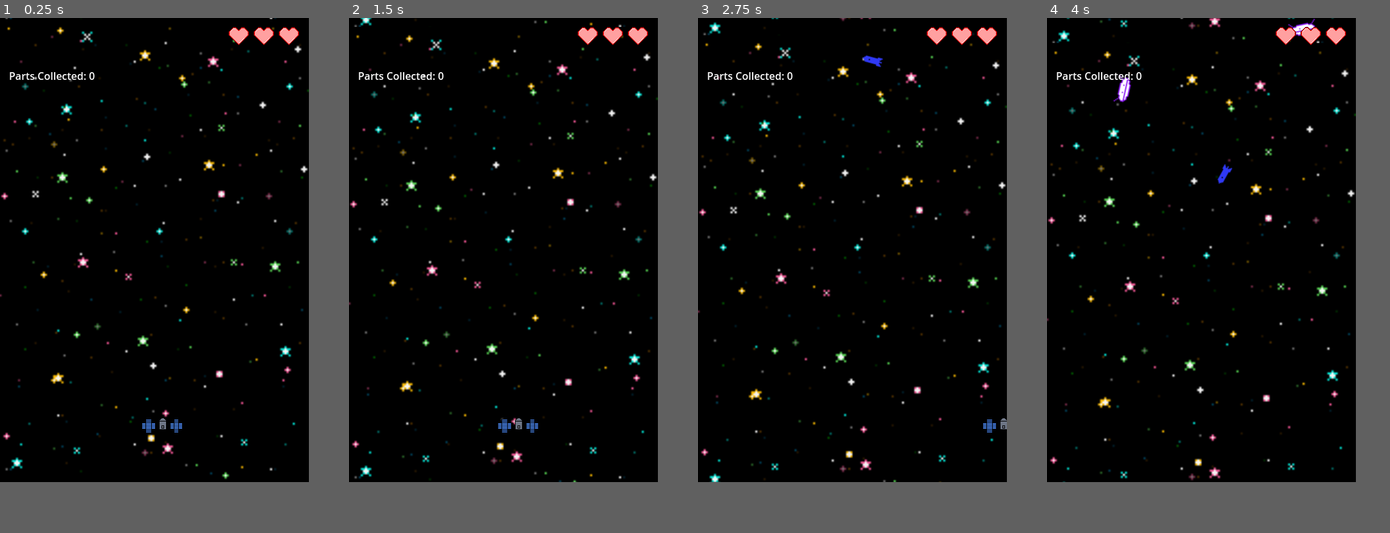
Above: before the commit, frames 1-4 (left to right).
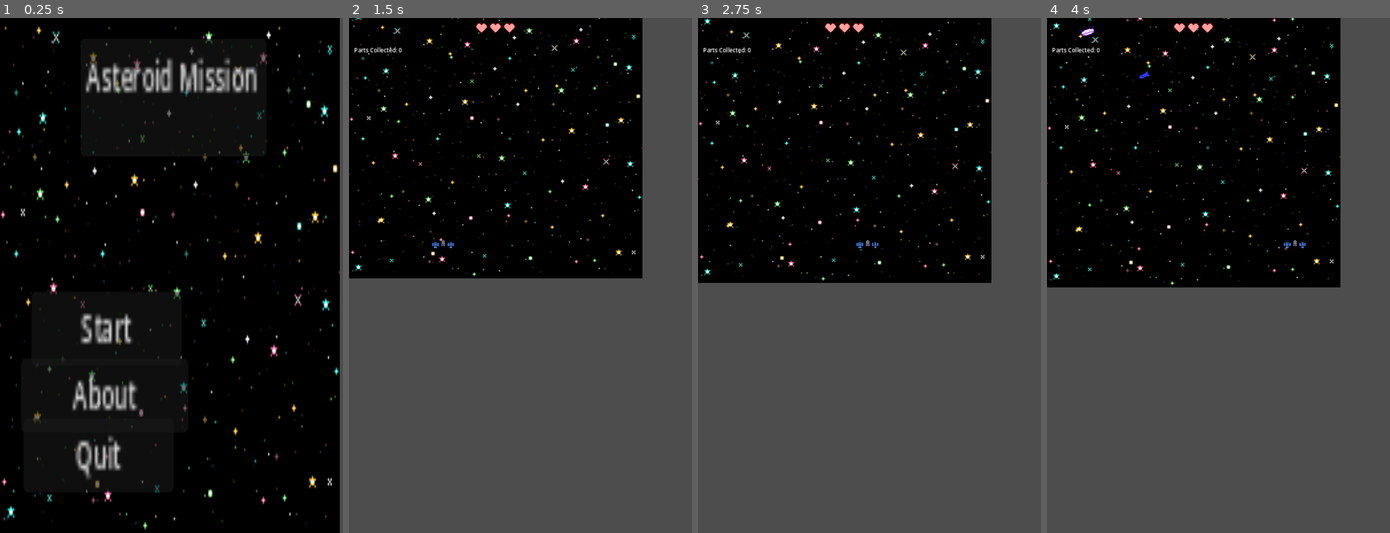
Above: after the commit, the same moments.

Repository: MissionToPsyche-Iridium/iridium_18b_ar_xr-asu
Game: Godot game, scene res://Game/startscreen.tscn
The game is run twice, just before and just after one commit, with the same random seed, the same clock (stepped at 60 frames per second) and the same inputs. Before the commit the project starts from res://Game/world.tscn. The engine's default icon, where the game draws it, is replaced by a stand-in: a white triangle on a blue panel in a dark square.
Inputs (mouse positions are in pixels of both pictures, inside the frame that each line leads up to):
- Up to frame 1 (0.25 s): no input
- Up to frame 2 (1.5 s): click (441, 357) at 0.5 s, where only the run after the commit has a clickable "About"; hold Right (move_right) from 1.28 s (still down)
- Up to frame 3 (2.75 s): release Right (move_right) at 2.03 s; hold Left (move_left) from 2.03 s (still down)
- Up to frame 4 (4 s): release Left (move_left) at 2.78 s; hold Right (move_right) from 2.78 s (still down)
In our replay, the window is 480x720 before the commit and 533x799 after it. These sizes can differ from the game's own. Grey fills any space a smaller window leaves; there, only what the larger window draws over its background counts as a difference.

The runs differ from the first frame. In frame 1, 11% of the frame differs, in the area x 0-100%, y 0-100%; in frame 2, 41%, in the area x 0-91%, y 0-91%; in frame 3, 41%; in frame 4, 40%.

Commit message:
merged in the menu system

Diff:
--- /dev/null
+++ b/Game/control.gd
@@ -0,0 +1,20 @@
+extends Control
+
+
+# Called when the node enters the scene tree for the first time.
+func _ready() -> void:
+	pass # Replace with function body.
+
+
+# Called every frame. 'delta' is the elapsed time since the previous frame.
+func _process(delta: float) -> void:
+	pass
+
+func _on_startbutton_pressed() -> void:
+	get_tree().change_scene_to_file("res://Game/world.tscn")
+
+func _on_aboutbutton_pressed() -> void:
+	get_tree().change_scene_to_file("res://Game/world.tscn")
+
+func _on_quitbutton_pressed() -> void:
+	get_tree().quit()
--- /dev/null
+++ b/Game/startscreen.tscn
@@ -0,0 +1,53 @@
+[gd_scene load_steps=3 format=3 uid="uid://cdncporofwnv5"]
+
+[ext_resource type="Script" path="res://Game/control.gd" id="1_2yivi"]
+[ext_resource type="Texture2D" uid="uid://dgimutn20spmr" path="res://st.png" id="1_yxgrj"]
+
+[node name="Startscreen" type="Node2D"]
+
+[node name="Control" type="Control" parent="."]
+layout_mode = 3
+anchors_preset = 0
+offset_right = 40.0
+offset_bottom = 40.0
+script = ExtResource("1_2yivi")
+
+[node name="Sprite2D" type="Sprite2D" parent="Control"]
+position = Vector2(475.072, 720.75)
+scale = Vector2(3.71819, 6.43973)
+texture = ExtResource("1_yxgrj")
+
+[node name="startbutton" type="Button" parent="Control/Sprite2D"]
+anchors_preset = -1
+anchor_left = 0.023
+anchor_right = 0.023
+offset_left = -109.888
+offset_top = 7.0
+offset_right = 3.112
+offset_bottom = 38.0
+text = "Start"
+
+[node name="aboutbutton" type="Button" parent="Control/Sprite2D"]
+offset_left = -112.0
+offset_top = 36.0
+offset_right = 14.0
+offset_bottom = 67.0
+text = "About"
+
+[node name="quitbutton" type="Button" parent="Control/Sprite2D"]
+offset_left = -110.0
+offset_top = 62.0
+offset_right = 3.0
+offset_bottom = 93.0
+text = "Quit"
+
+[node name="TextEdit" type="TextEdit" parent="Control/Sprite2D"]
+offset_left = -66.7183
+offset_top = -102.916
+offset_right = 73.2817
+offset_bottom = -49.9158
+text = "Asteroid Mission"
+
+[connection signal="pressed" from="Control/Sprite2D/startbutton" to="Control" method="_on_startbutton_pressed"]
+[connection signal="pressed" from="Control/Sprite2D/aboutbutton" to="Control" method="_on_aboutbutton_pressed"]
+[connection signal="pressed" from="Control/Sprite2D/quitbutton" to="Control" method="_on_quitbutton_pressed"]
--- a/project.godot
+++ b/project.godot
@@ -11,14 +11,14 @@
 [application]
 
 config/name="Capstone WebXR"
-run/main_scene="res://Game/world.tscn"
+run/main_scene="res://Game/startscreen.tscn"
 config/features=PackedStringArray("4.3", "GL Compatibility")
 config/icon="res://icon.svg"
 
 [display]
 
-window/size/viewport_width=480
-window/size/viewport_height=720
+window/size/viewport_width=960
+window/size/viewport_height=1440
 window/stretch/mode="canvas_items"
 
 [input]
